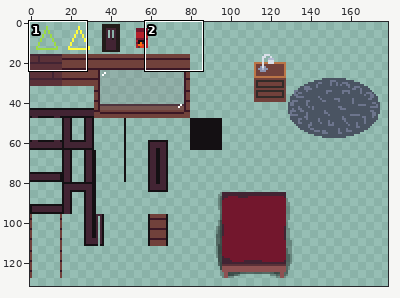
Pixel-art file, stored at assets/tileset.ase. The picture above shows the old version from afar; the outline marks the close-up.
Close-up. Before:
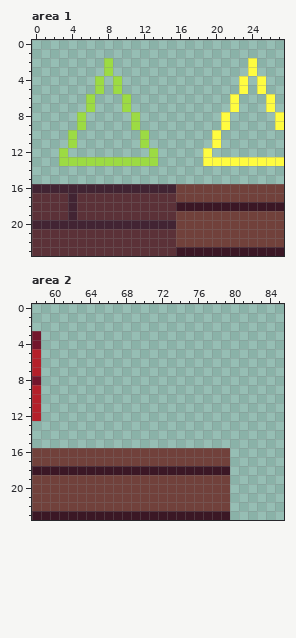
256x256 pixels, 1 frame. Shown: area 1: x 0..27, y 0..23; area 2: x 58..85, y 0..23. The wide view leaves out empty margins.
New version:
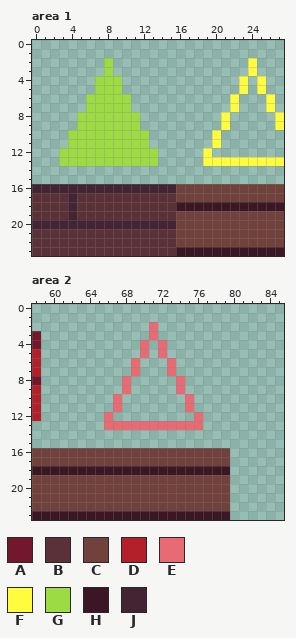
Palette (. is transparent): A #73172d  B #5b3138  C #71413b  D #b4202a  E #e86a73  F #fffc40  G #9cdb43  H #3b1725  J #422433
What changed:
Area 1, layer "Bg":
There is now colour G in rows 4 to 5 at x 8; in rows 6 to 7 at x 7 to 9; in rows 8 to 9 at x 6 to 10; in rows 10 to 11 at x 5 to 11; in row 12 at x 4 to 12.
Area 2, layer "Bg":
There is now colour E in rows 2 to 3 at x 71; in rows 4 to 5 at x 70 and 72; in rows 6 to 7 at x 69 and 73; in rows 8 to 9 at x 68 and 74; in rows 10 to 11 at x 67 and 75; in row 12 at x 66 and 76.
There is now colour E in row 13 at x 66 to 76.
